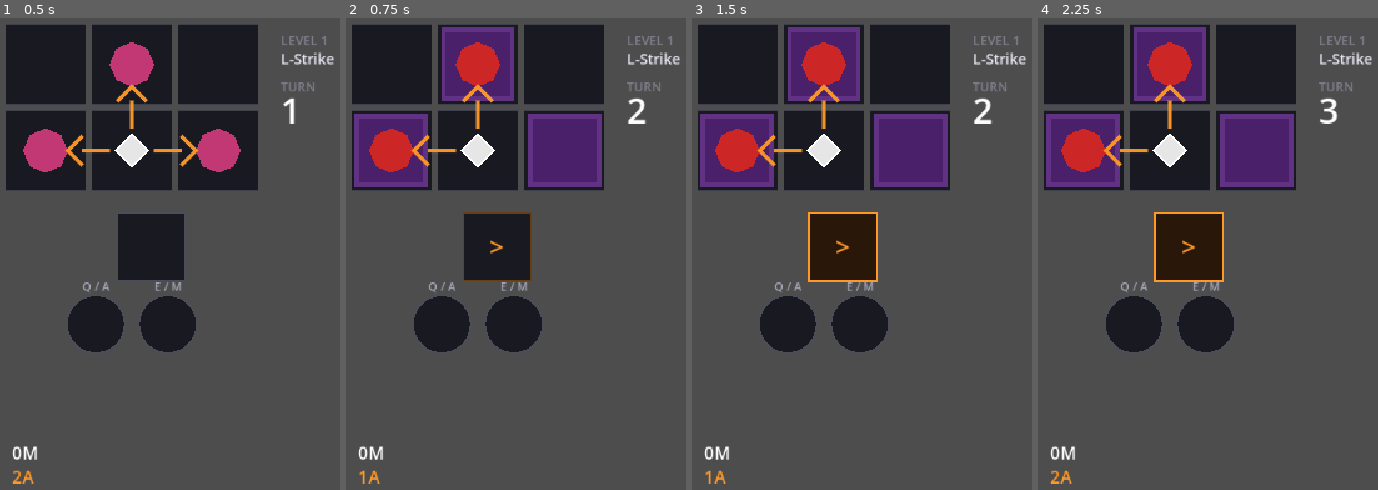
Above: before the commit, frames 1-4 (left to right).
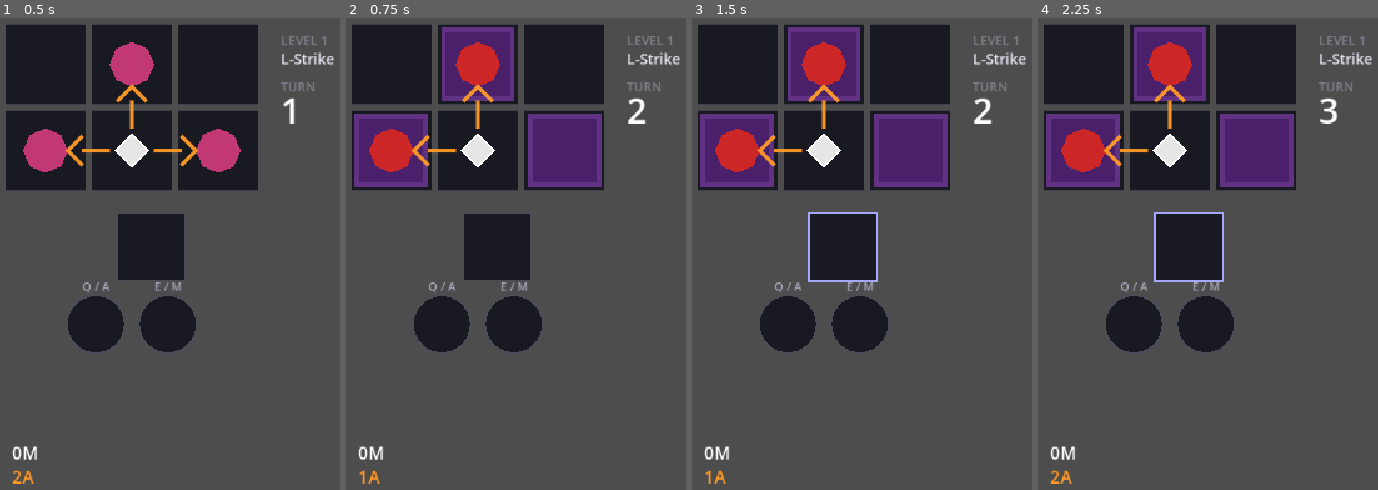
Above: after the commit, the same moments.

Repository: Periodev/DIR
Game: Godot game, scene res://main.tscn
The game is run twice, just before and just after one commit, with the same random seed, the same clock (stepped at 60 frames per second) and the same inputs.
Inputs:
- Up to frame 1 (0.5 s): no input
- Up to frame 2 (0.75 s): tap Enter at 0.5 s; hold Right from 0.53 s (still down); tap Space at 0.6 s
- Up to frame 3 (1.5 s): tap Space at 0.77, 1.07, 1.25 s; release Right at 1.28 s; hold Down from 1.28 s (still down); tap 1 at 1.35 s
- Up to frame 4 (2.25 s): tap Space at 1.52, 1.55, 1.82 s; tap Enter at 2 s; release Down at 2.03 s; hold Right from 2.03 s (still down); tap 2 at 2.1 s

Frame 1 is identical in both runs. In frame 2, 0.3% of the frame differs, in the area x 34-55%, y 41-56%; in frame 3, 0.4%; in frame 4, 0.4%.

Commit message:
Disable kill recovery in zones 1 and 2

Diff:
--- a/godot_project/scripts/AsciiLevelMode.gd
+++ b/godot_project/scripts/AsciiLevelMode.gd
@@ -57,6 +57,12 @@
 
 func get_unlocked_slot_count(fallback: int) -> int:
 	return int(level_data.get("unlocked_slot_count", fallback))
+
+
+func allows_kill_recovery() -> bool:
+	if level_data.has("kill_recovery_enabled"):
+		return bool(level_data.get("kill_recovery_enabled", false))
+	return int(level_data.get("zone", 1)) >= 3
 
 
 func should_auto_spawn_on_end_turn() -> bool:
--- a/godot_project/scripts/Board.gd
+++ b/godot_project/scripts/Board.gd
@@ -428,6 +428,12 @@
 	return maxi(1, fallback)
 
 
+func allows_kill_recovery() -> bool:
+	if level_mode != null and level_mode.has_method("allows_kill_recovery"):
+		return level_mode.allows_kill_recovery()
+	return true
+
+
 func get_skill_slot_count() -> int:
 	return char_config.skill_slot_count if char_config != null else 0
 
@@ -519,7 +525,7 @@
 		if char_config.teleport_on_kill:
 			player_pos = target
 	var killed: bool = grid[target.y][target.x] == CharacterData.CellType.LIVE
-	if killed:
+	if killed and allows_kill_recovery():
 		synthesis.record_attack_kill(dir)
 		_sync_exe_skill_slots()
 	attacks_this_turn += 1
@@ -1166,10 +1172,12 @@
 	guard_control_quadrant = live_state.guard_control_quadrant
 	kill_count += live_state.kill_delta
 	bonus_moves += live_state.bonus_moves_delta
-	_record_exe_skill_cast(cast_skill, live_state.kill_delta, live_state.recovered_dirs.size())
+	var recovered_count: int = live_state.recovered_dirs.size() if allows_kill_recovery() else 0
+	_record_exe_skill_cast(cast_skill, live_state.kill_delta, recovered_count)
 	synthesis.clear_slot(slot)
 	_sync_exe_skill_slots()
-	_apply_recovered_dirs_to_slots(live_state.recovered_dirs)
+	if allows_kill_recovery():
+		_apply_recovered_dirs_to_slots(live_state.recovered_dirs)
 	_record_step_stats(false, true)
 	_refresh_visuals()
 
--- a/godot_project/scripts/LevelMode.gd
+++ b/godot_project/scripts/LevelMode.gd
@@ -28,6 +28,10 @@
 	return fallback
 
 
+func allows_kill_recovery() -> bool:
+	return true
+
+
 func should_auto_spawn_on_end_turn() -> bool:
 	return true
 
